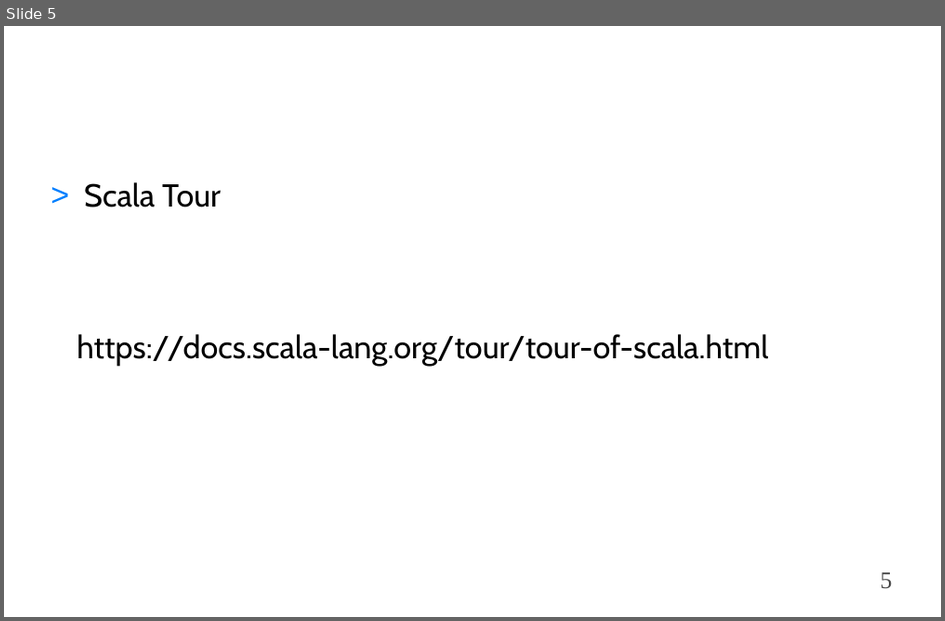
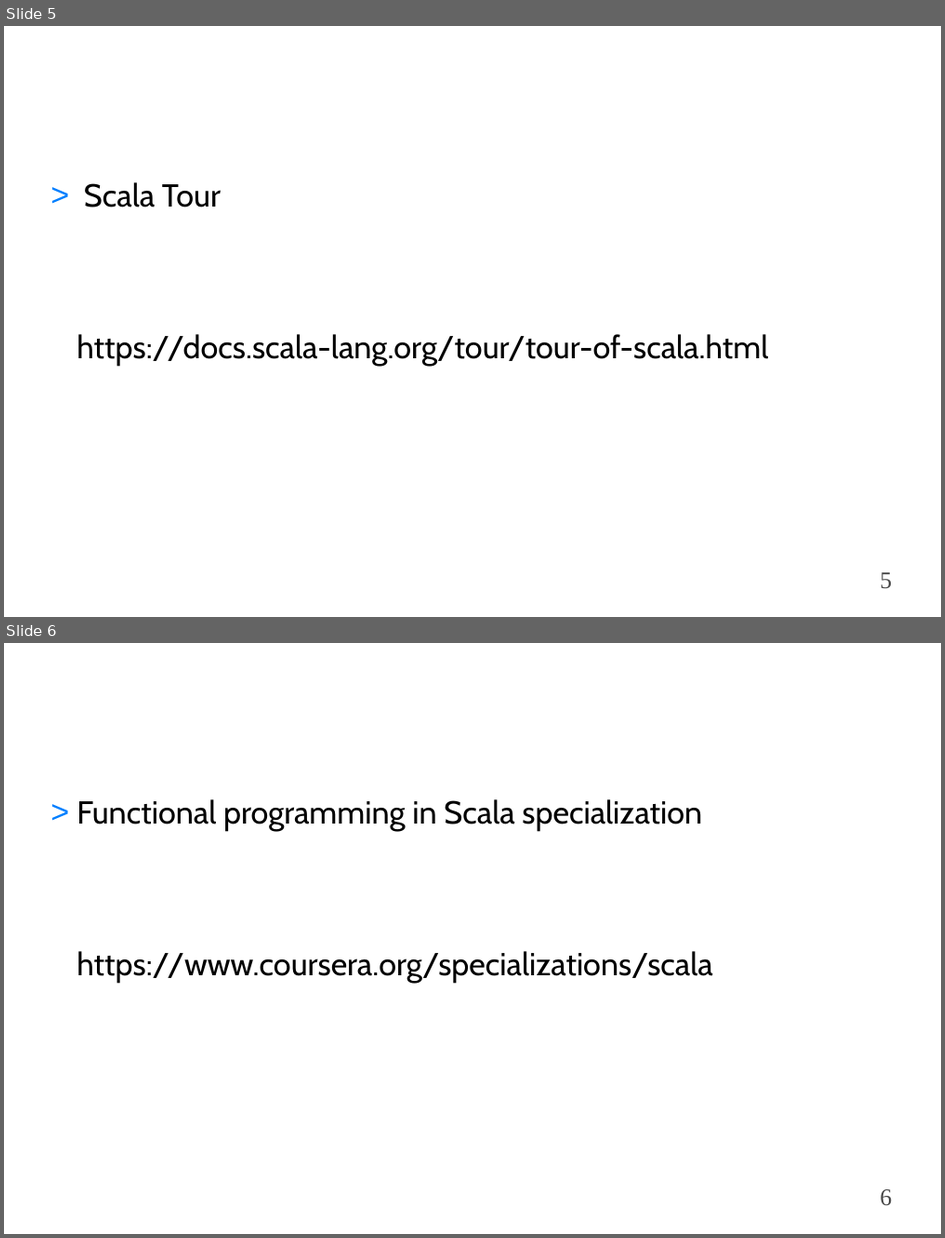
Before and after one commit to togacharls/cursoScala, a slide deck: guiones/ppt/Bibliografía.ppt. Shown one above the other, each under a label of ours: slide 5 before the commit, slides 5 and 6 after it. The pictures are 945x621 and 945x1238 pixels, drawn with LibreOffice and Linux fonts; fonts in the diff are those of the drawing; background and template pictures are left out. Boxes give left, top, right and bottom in pixels: in the first picture for what was removed or moved away, otherwise in the second. Text is boxed around its words. In the diff, an @@ line names an element or a change of style, - is before the commit and + after.

```diff
--- a/guiones/ppt/Bibliografía.ppt
+++ b/guiones/ppt/Bibliografía.ppt
@@ slide 6 added at (x1=4, y1=643, x2=941, y2=1234), background picture (left out) @@
@@ text added at (x1=77, y1=799, x2=713, y2=982), 32 pt, text #000000 @@
+> Functional programming in Scala specialization
+https://www.coursera.org/specializations/scala
@@ page number added at (x1=880, y1=1189, x2=892, y2=1206), 24 pt, text #484848 @@
+6
```
Also in this commit, not shown: 3 other slides changed, 7 other files.
